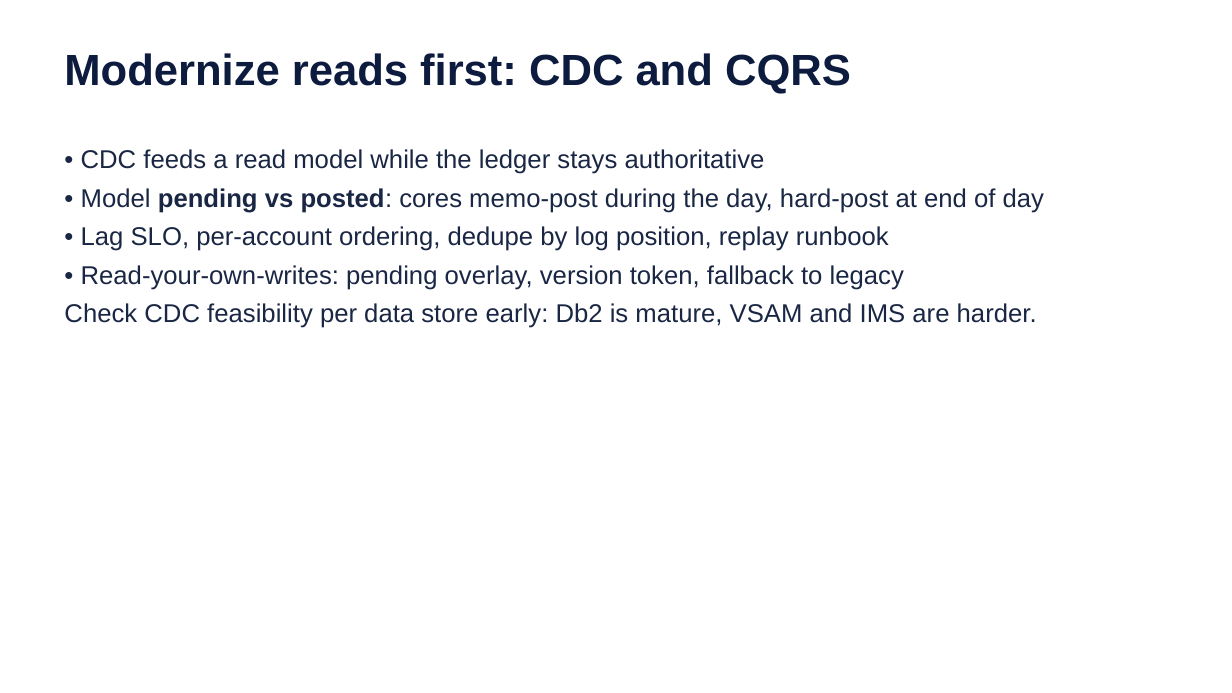
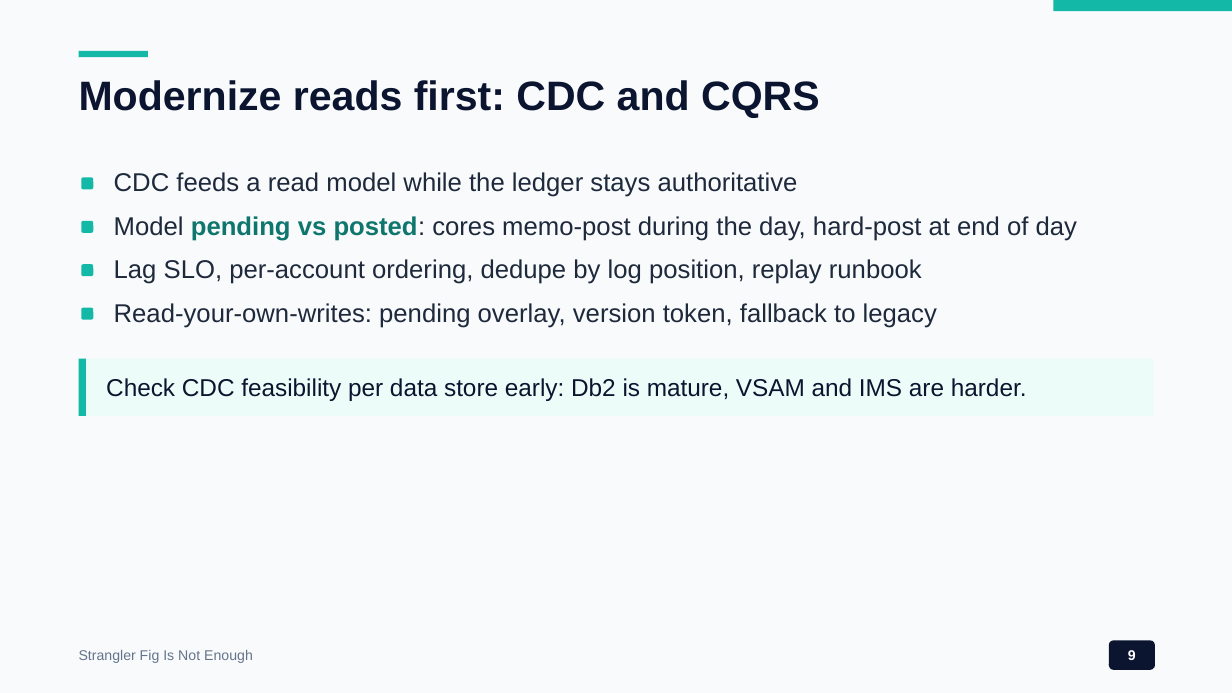
Before and after one commit to wallaceespindola/legacy-modernization-patterns, a slide deck: slide 9 of docs/presentations/legacy-modernization-patterns.pptx. Drawn at 1232x693 pixels with LibreOffice and Linux fonts; fonts in the diff are those of the drawing. Boxes give left, top, right and bottom in pixels: in the first picture for what was removed or moved away, otherwise in the second. Text is boxed around its words. In the diff, an @@ line names an element or a change of style, - is before the commit and + after.

```diff
--- a/docs/presentations/legacy-modernization-patterns.pptx
+++ b/docs/presentations/legacy-modernization-patterns.pptx
@@ background #FFFFFF to #F8FAFC @@
@@ rectangle added at (1054, 0, 1232, 11), fill #14B8A6 @@
@@ rectangle added at (79, 51, 148, 57), fill #14B8A6 @@
@@ text "Modernize reads first: CDC and ...": place and size @@
-text "Modernize reads first: CDC and ..." at (64, 53, 851, 94)
+text "Modernize reads first: CDC and ..." at (79, 80, 820, 118)
@@ text "Modernize reads first: CDC and ..." at (79, 80, 820, 118): size 34 to 32 pt, text colour #0D1B3E to #0B1530 @@
@@ text at (81, 149, 1044, 290): paragraphs removed @@
-• CDC feeds a read model while the ledger stays authoritative
-• Model pending vs posted: cores memo-post during the day, hard-post at end of day
-• Lag SLO, per-account ordering, dedupe by log position, replay runbook
-• Read-your-own-writes: pending overlay, version token, fallback to legacy
@@ rounded rectangle added at (81, 177, 93, 189), fill #14B8A6 @@
@@ text added at (114, 172, 798, 197), 20 pt, text #1E293B @@
+CDC feeds a read model while the ledger stays authoritative
@@ rounded rectangle added at (81, 221, 93, 233), fill #14B8A6 @@
@@ text added at (114, 216, 1077, 241), 20 pt, text #1E293B @@
+Model pending vs posted: cores memo-post during the day, hard-post at end of day
@@ rounded rectangle added at (81, 264, 93, 276), fill #14B8A6 @@
@@ text added at (114, 259, 922, 284), 20 pt, text #1E293B @@
+Lag SLO, per-account ordering, dedupe by log position, replay runbook
@@ rounded rectangle added at (81, 308, 93, 320), fill #14B8A6 @@
@@ text added at (114, 303, 937, 328), 20 pt, text #1E293B @@
+Read-your-own-writes: pending overlay, version token, fallback to legacy
@@ rectangle added at (79, 359, 1153, 416), fill #ECFDF9 @@
@@ rectangle added at (79, 359, 86, 416), fill #14B8A6 @@
@@ text "Check CDC feasibility per data ...": place and size @@
-text "Check CDC feasibility per data ..." at (64, 149, 1044, 328)
+text "Check CDC feasibility per data ..." at (106, 378, 1027, 401)
@@ text "Check CDC feasibility per data ..." at (106, 378, 1027, 401): size 20 to 19 pt, text colour #1A2744 to #0B1530; less space between paragraphs; vertical alignment top to middle @@
@@ text added at (79, 650, 253, 663), 11 pt, text #64748B @@
+Strangler Fig Is Not Enough
@@ rounded rectangle added at (1109, 640, 1155, 670), fill #0B1530, 11 pt, text #FFFFFF, bold @@
+9
```
Also in this commit, not shown: 22 other slides changed, 19 other files.
